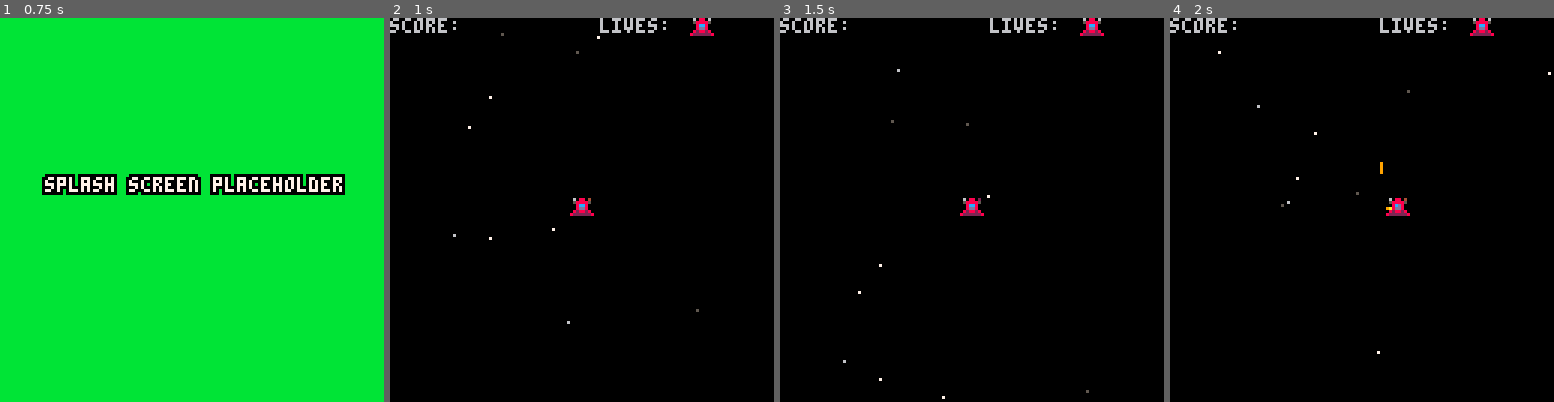
Above: before the commit, frames 1-4 (left to right).
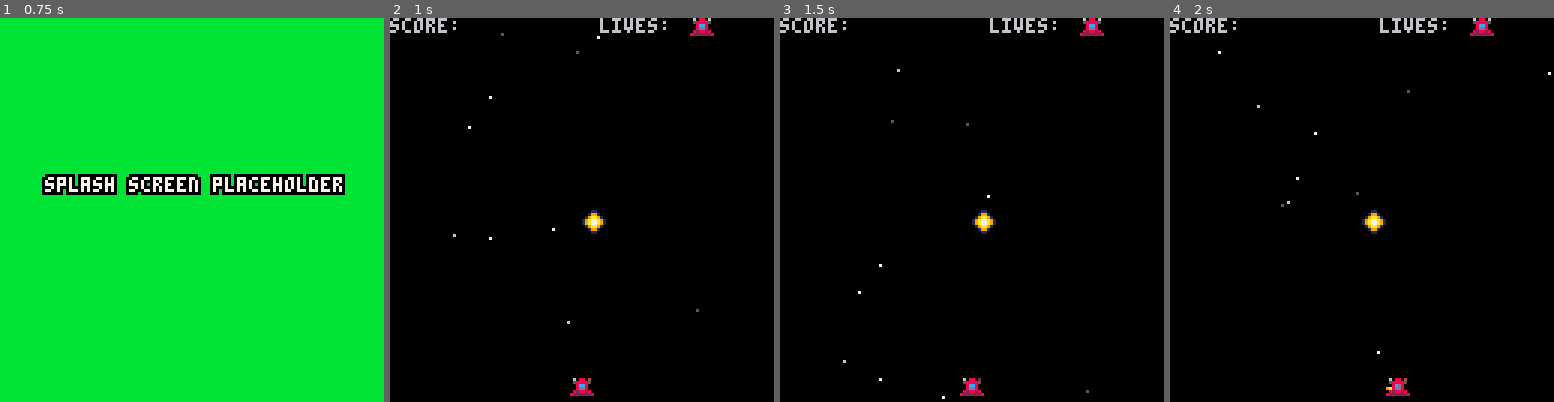
Above: after the commit, the same moments.

Repository: ltpitt/lua-pico-8-invaders
Game: PICO-8 cartridge pico-8-invaders.p8
Two runs of this game, one before a commit and one after it. Both use one fixed random seed, a clock stepped at 60 frames per second and the inputs below.
Inputs:
- Up to frame 1 (0.75 s): tap X (X key) at 0.33 s; tap O (Z key) at 0.7 s
- Up to frame 2 (1 s): no input
- Up to frame 3 (1.5 s): tap X (X key) at 1.07 s
- Up to frame 4 (2 s): hold Right from 1.6 s (still down); tap O (Z key) at 1.7 s; tap X (X key) at 1.85 s

Frame 1 is identical in both runs. In frame 2, 0.6% of the frame differs, in the area x 46-57%, y 46-99%; in frame 3, 0.6%; in frame 4, 0.7%, in the area x 50-63%, y 37-99%.

Commit message:
feat: Changed powerup design

Diff:
--- a/pico-8-invaders.p8
+++ b/pico-8-invaders.p8
@@ -20,8 +20,8 @@
  if (timer%ship.firerate==0) then
  local b = {
   sprite=0,
-  first_frame=18,
-  second_frame=19,
+  first_frame=12,
+  second_frame=13,
   x=ship.x,
   y=ship.y-6,
   dx=0,
@@ -98,9 +98,17 @@
         and other_entity.y < self.y + self.h and self.y < other_entity.y + other_entity.h
 end
 
+ --ship={}
+ --ship.x=60
+ --ship.y=60
+ --ship.firerate=5
+ --ship.upgrade=0
+ --ship.sprite=1
+
+
 -- add other vars as convenience to this player entity
 -- for example, the sprite number or the lives left ;)
-player = entity.create(0,0,8,8)
+ship = entity.create(60,120,8,8,123)
 
 -- player input
 function handle_input()
@@ -150,12 +158,12 @@
  stars={}
  num_stars=10
  bullets={}
- ship={}
- ship.x=60
- ship.y=60
- ship.firerate=5
- ship.upgrade=0
- ship.sprite=1
+ --ship={}
+ --ship.x=60
+ --ship.y=60
+ --ship.firerate=5
+ --ship.upgrade=0
+ --ship.sprite=1
  upgrade={}
  upgrade.frame=10
  init_stars()
@@ -220,7 +228,7 @@
 
 function draw_powerups()
  if ship.y > 70 then
-  spr(17,64,64)
+  spr(16,64,64)
   ship.firerate=30
  else
   ship.firerate=5
@@ -412,19 +420,19 @@
 00000000060880600608806006088060060880600608806006088060060880600608806006088060000000400000002000000000000000000000000000000000
 00000000058888500588885005888850058888500588885005888850058888500588885005888850000000000000000000000000000000000000000000000000
 00700700008cc800008cc800008cc800008dd800008dd800008cd800008cd800008dc800008dc800000000000000000000000000000000000000000000000000
-00077000008dd800008dd800008dd800008cc800908cc8090a8dd8009a8dd800008dd8a0008dd8a9000000000000000000000000000000000000000000000000
-00077000082882800828828008288280a828828aa828828a08288280082882800828828008288280000000000000000000000000000000000000000000000000
-00700700822222288222222882222228822222288222222882222228822222288222222882222228000000000000000000000000000000000000000000000000
-000000000000000000a00a0000a00a00000000000000000000000000000000000000000000000000000000000000000000000000000000000000000000000000
+00077000008dd800008dd800008dd800008cc800908cc8090a8dd8009a8dd800008dd8a0008dd8a900000000000000000a000000090000000a0000a009000090
+00077000082882800828828008288280a828828aa828828a0828828008288280082882800828828000000000000000000a000000090000000a0000a009000090
+0070070082222228822222288222222882222228822222288222222882222228822222288222222800000000000000000a000000090000000a0000a009000090
+000000000000000000a00a0000a00a0000000000000000000000000000000000000000000000000000000000000000000a000000090000000a0000a009000090
 00000000000000000009009009009000000000000000000000000000000000000000000000000000000000000000000000000000000000000000000000000000
-00044000000dd0000000000000000000000000000000000000000000000000000000000000000000000000000000000000000000000000000000000000000000
-0049940000d33d000000000000000000000000000000000000000000000000000000000000000000000000000000000000000000000000000000000000000000
-049aa9400d3bb3d00000000000000000000000000000000000000000000000000000000000000000000000000000000000000000000000000000000000000000
-49a77a94d3b77b3d0a000000090000000a0000a00900009000000000000000000000000000000000000000000000000000000000000000000000000000000000
-49a77a94d3b77b3d0a000000090000000a0000a00900009000000000000000000000000000000000000000000000000000000000000000000000000000000000
-049aa9400d3bb3d00a000000090000000a0000a00900009000000000000000000000000000000000000000000000000000000000000000000000000000000000
-0049940000d33d000a000000090000000a0000a00900009000000000000000000000000000000000000000000000000000000000000000000000000000000000
-00044000000dd0000000000000000000000000000000000000000000000000000000000000000000000000000000000000000000000000000000000000000000
+00011000000110000000000000000000000000000000000000000000000000000000000000000000000000000000000000000000000000000000000000000000
+00199100001331000000000000000000000000000000000000000000000000000000000000000000000000000000000000000000000000000000000000000000
+019aa910013bb3100000000000000000000000000000000000000000000000000000000000000000000000000000000000000000000000000000000000000000
+19a77a9113b77b310000000000000000000000000000000000000000000000000000000000000000000000000000000000000000000000000000000000000000
+19a77a9113b77b310000000000000000000000000000000000000000000000000000000000000000000000000000000000000000000000000000000000000000
+019aa910013bb3100000000000000000000000000000000000000000000000000000000000000000000000000000000000000000000000000000000000000000
+00199100001331000000000000000000000000000000000000000000000000000000000000000000000000000000000000000000000000000000000000000000
+00011000000110000000000000000000000000000000000000000000000000000000000000000000000000000000000000000000000000000000000000000000
 00000000000000000000000000000000000000000000000000000000000000000000000000000000000000000000000000000000000000000000000000000000
 00000000000000000000000000000000000000000000000000000000000000000000000000000000000000000000000000000000000000000000000000000000
 00000000000000000000000000000000000000000000000000000000000000000000000000000000000000000000000000000000000000000000000000000000
